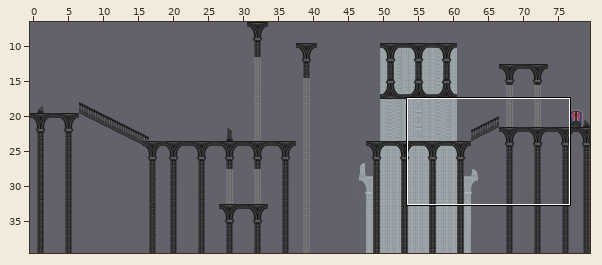
Tiled map -- assets/maps/tutorial_2.tmx. Above, an overview of the earlier version with the close-up marked.
Close-up. Old version:
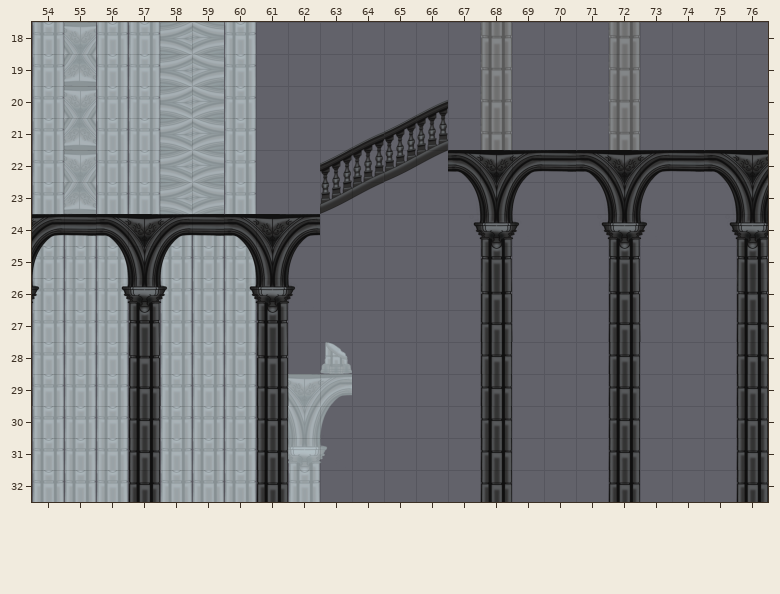
Cells are 32x32 px. Shown: x 54..76, y 18..32.
Now the later version:
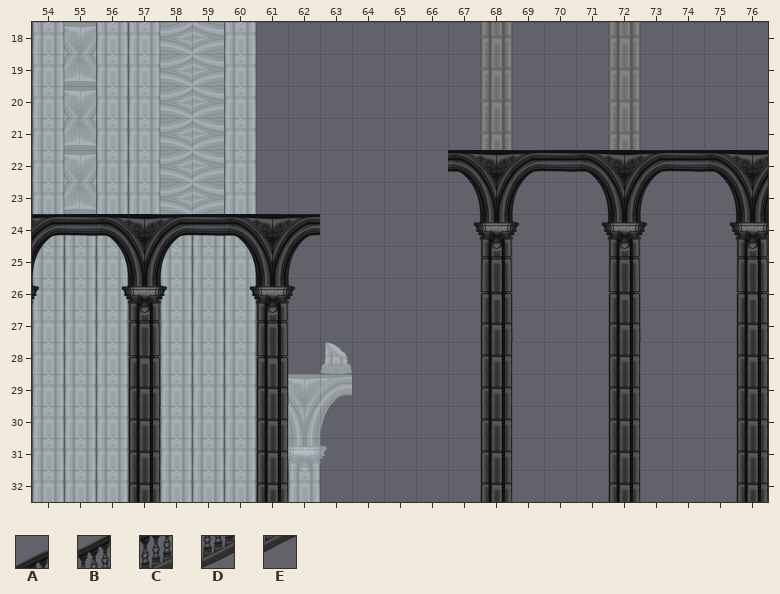
Key: from "Temple L1-2": A 10, B 22, C 23, D 35, E 36.
_ is an empty cell.
See-through tiles are keyed as they look on the map.
From old to new:
Layer "Tile Layer 3":
y 20: x 66 A -> _
y 21: x 64..66 ABC -> ___
y 22: x 63..66 BCDE -> ____
y 23: x 63..64 DE -> __
Pixel boxes of the changes (left, top, right, bottom) in both close-ups:
removed: (320, 100, 448, 214)
